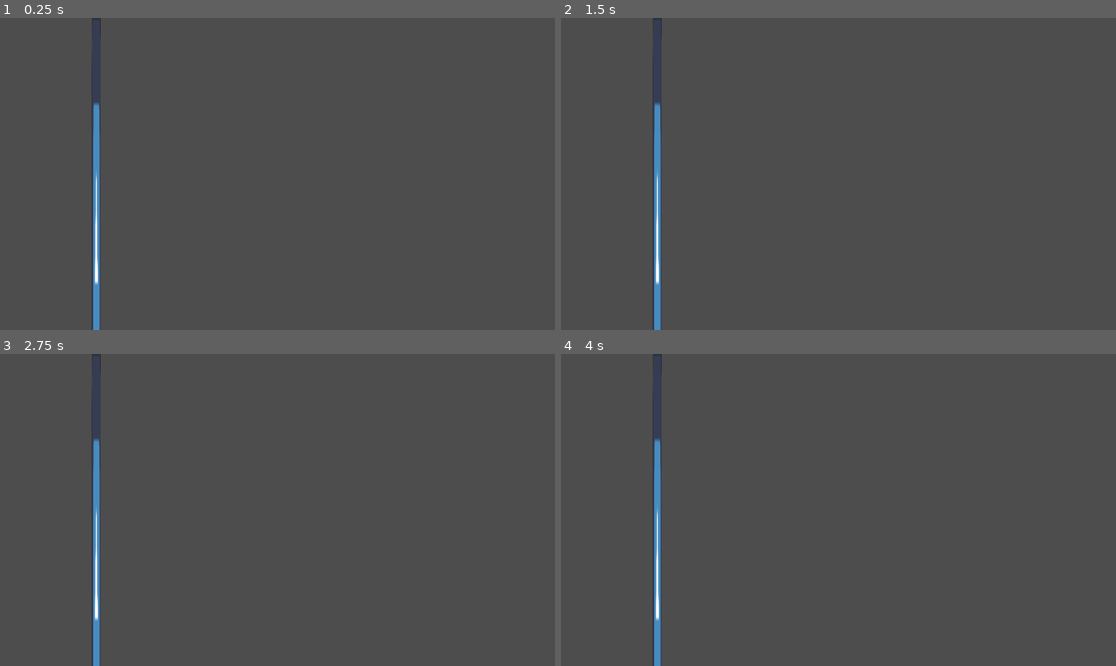
Above: before the commit, frames 1-4 (two rows, left to right).
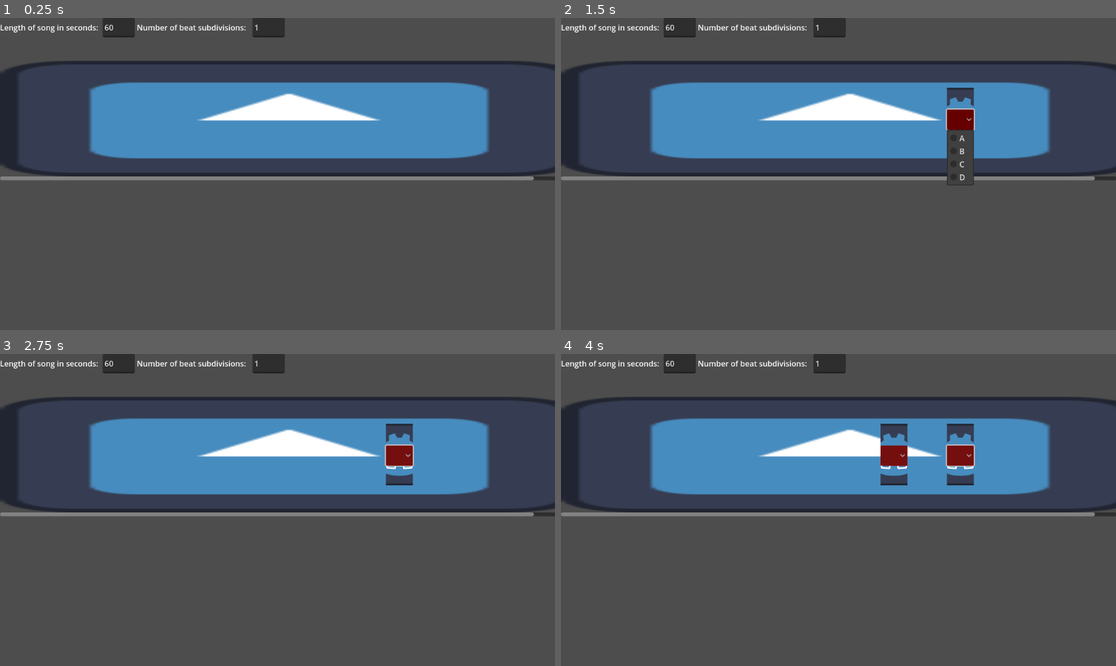
Above: after the commit, the same moments.

Repository: ValorZard/BandGame
Game: Godot game, scene res://src/mapping_engine/beatmap_maker.tscn
Same seed, same stepped clock (60 frames per second), same inputs: the game is played once before the commit and once after it. Before the commit the project starts from res://src/game_engine/beatmap.tscn. The engine's default icon, where the game draws it, is replaced by a stand-in: a white triangle on a blue panel in a dark square.
Inputs (mouse positions are in pixels of both pictures, inside the frame that each line leads up to):
- Up to frame 1 (0.25 s): no input
- Up to frame 2 (1.5 s): tap Enter at 0.5 s; move the mouse to (960, 158) at 0.52 s; tap A (note1) at 0.6 s; click (960, 158) at 0.67 s; click (960, 120) at 1.27 s
- Up to frame 3 (2.75 s): tap Space at 2 s; move the mouse to (166, 525) at 2.02 s; tap S (note2) at 2.1 s; click (166, 525) at 2.17 s
- Up to frame 4 (4 s): tap Enter at 2.75 s; move the mouse to (894, 441) at 2.77 s; tap D (note3) at 2.85 s; click (894, 441) at 2.92 s; tap Space at 3.5 s; move the mouse to (810, 572) at 3.52 s; tap F (note4) at 3.6 s; click (810, 572) at 3.67 s

The runs differ from the first frame. In frame 1, 24% of the frame differs, in the area x 0-100%, y 0-100%; in frame 2, 24%; in frame 3, 24%; in frame 4, 24%.

Commit message:
Fixing refactor paths. Beatmap Maker has all paths set correctly now.

Diff:
--- a/project.godot
+++ b/project.godot
@@ -11,7 +11,7 @@
 [application]
 
 config/name="BandGame"
-run/main_scene="res://src/game_engine/beatmap.tscn"
+run/main_scene="res://src/mapping_engine/beatmap_maker.tscn"
 config/features=PackedStringArray("4.0", "GL Compatibility")
 config/icon="res://icon.svg"
 
--- a/src/mapping_engine/beatmap_maker.gd
+++ b/src/mapping_engine/beatmap_maker.gd
@@ -4,18 +4,18 @@
 
 @export var beats_per_minute : float = 112
 @export var song_length : float = 60. # in seconds
-@export var beat_subdivisions : int = 1 # how many notes fit in one beat
+@export var measure_subdivisions : int = 1 # how many notes fit in one measure
 @export var length_of_note : float = 20 # how big a note is on screen
 
 # Called when the node enters the scene tree for the first time.
 func _ready():
 	$HBoxContainer/SongLengthLineEdit.text = str(song_length)
-	$HBoxContainer/BeatSubdivisionLineEdit.text = str(beat_subdivisions)
+	$HBoxContainer/BeatSubdivisionLineEdit.text = str(measure_subdivisions)
 	update_timeline()
 
 func update_timeline():
 	# set size of the note timeline
-	$ScrollContainer/NoteTimeline.custom_minimum_size.x = length_of_note * beat_subdivisions * song_length
+	$ScrollContainer/NoteTimeline.custom_minimum_size.x = length_of_note * measure_subdivisions * song_length
 
 # Called every frame. 'delta' is the elapsed time since the previous frame.
 func _process(delta):
@@ -30,5 +30,5 @@
 
 func _on_beat_subdivision_line_edit_text_changed(new_text):
 	if new_text.is_valid_int():
-		beat_subdivisions = int(new_text)
+		measure_subdivisions = int(new_text)
 		update_timeline()
--- a/src/mapping_engine/beatmap_maker.tscn
+++ b/src/mapping_engine/beatmap_maker.tscn
@@ -1,13 +1,13 @@
 [gd_scene load_steps=4 format=3 uid="uid://bbf7rauxpqwti"]
 
-[ext_resource type="Script" path="res://beatmap_maker.gd" id="1_euq0e"]
-[ext_resource type="Texture2D" uid="uid://c2v8nak1xnxnn" path="res://assets/textures/notes/icon.svg" id="1_j8k14"]
-[ext_resource type="Script" path="res://note_timeline.gd" id="3_g62q5"]
+[ext_resource type="Script" path="res://src/mapping_engine/beatmap_maker.gd" id="1_3v2b7"]
+[ext_resource type="Texture2D" uid="uid://b7ivo17nlahtx" path="res://assets/textures/notes/icon.svg" id="1_j8k14"]
+[ext_resource type="Script" path="res://src/mapping_engine/note_timeline.gd" id="3_h0tb7"]
 
 [node name="beatmap_maker" type="Control"]
 layout_mode = 3
 anchors_preset = 0
-script = ExtResource("1_euq0e")
+script = ExtResource("1_3v2b7")
 
 [node name="ScrollContainer" type="ScrollContainer" parent="."]
 layout_mode = 0
@@ -20,7 +20,7 @@
 layout_mode = 2
 size_flags_vertical = 3
 texture = ExtResource("1_j8k14")
-script = ExtResource("3_g62q5")
+script = ExtResource("3_h0tb7")
 beatmap_maker = NodePath("../..")
 
 [node name="HBoxContainer" type="HBoxContainer" parent="."]
--- a/src/note_selector.tscn
+++ b/src/mapping_engine/note_selector.tscn
@@ -1,11 +1,11 @@
-[gd_scene load_steps=3 format=3 uid="uid://jxd8k3dfm1gq"]
+[gd_scene load_steps=3 format=3 uid="uid://da5h0bigulicr"]
 
-[ext_resource type="Texture2D" uid="uid://dgqqej1sjrn7b" path="res://assets/textures/notes/noteA.png" id="1_ekahg"]
-[ext_resource type="Script" path="res://note_selector.gd" id="2_a5r1l"]
+[ext_resource type="Texture2D" uid="uid://7ui0vkfsfar1" path="res://assets/textures/notes/noteA.png" id="1_ekahg"]
+[ext_resource type="Script" path="res://src/mapping_engine/note_selector.gd" id="2_t4u3w"]
 
 [node name="NoteSelector" type="Sprite2D"]
 texture = ExtResource("1_ekahg")
-script = ExtResource("2_a5r1l")
+script = ExtResource("2_t4u3w")
 
 [node name="OptionButton" type="OptionButton" parent="."]
 anchors_preset = 8
--- a/src/mapping_engine/note_timeline.gd
+++ b/src/mapping_engine/note_timeline.gd
@@ -4,7 +4,7 @@
 
 var note_array : Array
 
-var note_selector : PackedScene = preload("res://note_selector.tscn")
+var note_selector : PackedScene = preload("res://src/mapping_engine/note_selector.tscn")
 
 # Called when the node enters the scene tree for the first time.
 func _ready():
Renamed: src/note_selector.gd -> src/mapping_engine/note_selector.gd
